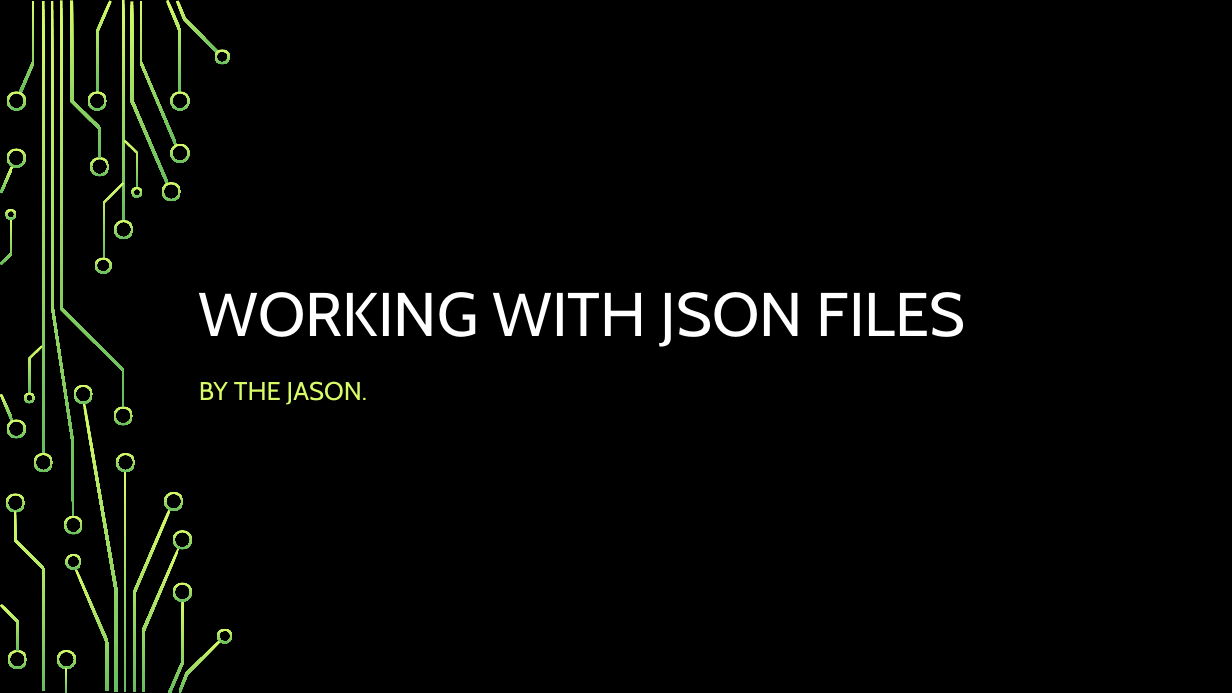
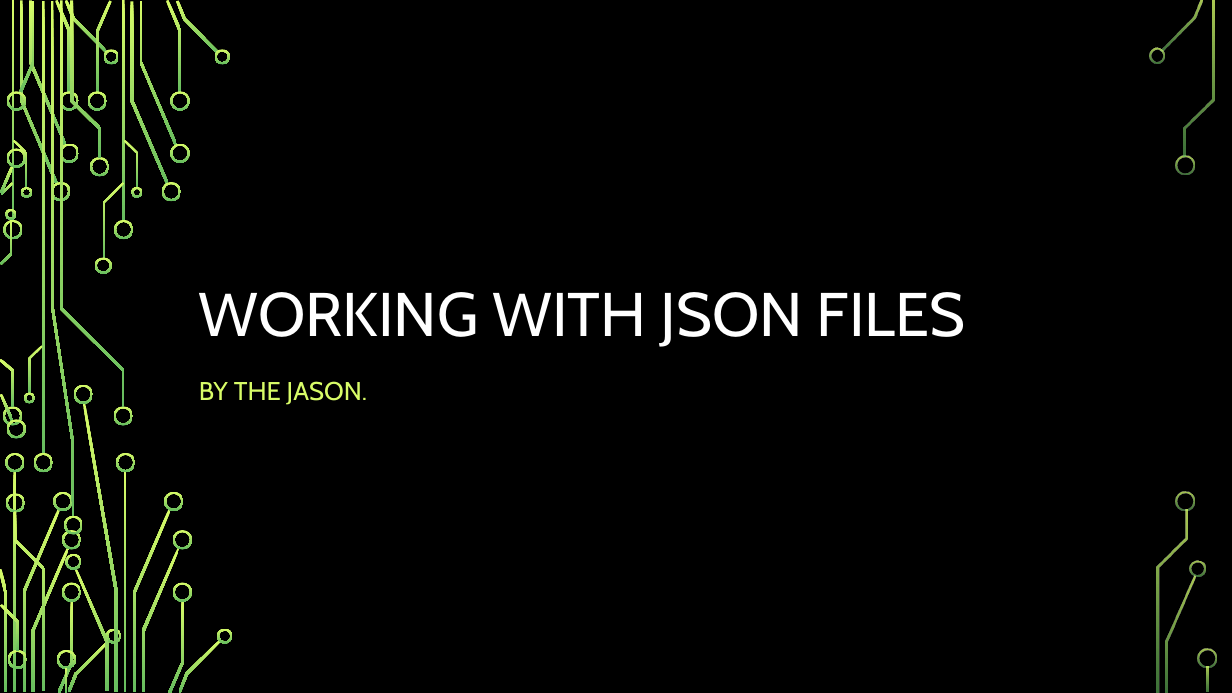
Before and after one commit to csmith1188/docpacs2122, a slide deck: slide 1 of docpac_mar18/JasonLara/WORKING WITH JSON FILES.pptx. Drawn at 1232x693 pixels with LibreOffice and Linux fonts; fonts in the diff are those of the drawing; background and template pictures are left out. Boxes give left, top, right and bottom in pixels: in the first picture for what was removed or moved away, otherwise in the second. Text is boxed around its words. In the diff, an @@ line names an element or a change of style, - is before the commit and + after.

```diff
--- a/docpac_mar18/JasonLara/WORKING WITH JSON FILES.pptx
+++ b/docpac_mar18/JasonLara/WORKING WITH JSON FILES.pptx
@@ group added at (0, 0, 1217, 693): 33 freeform shapes, 3 rectangles @@
```
Also in this commit, not shown: 2 other slides changed, 1 other file.
